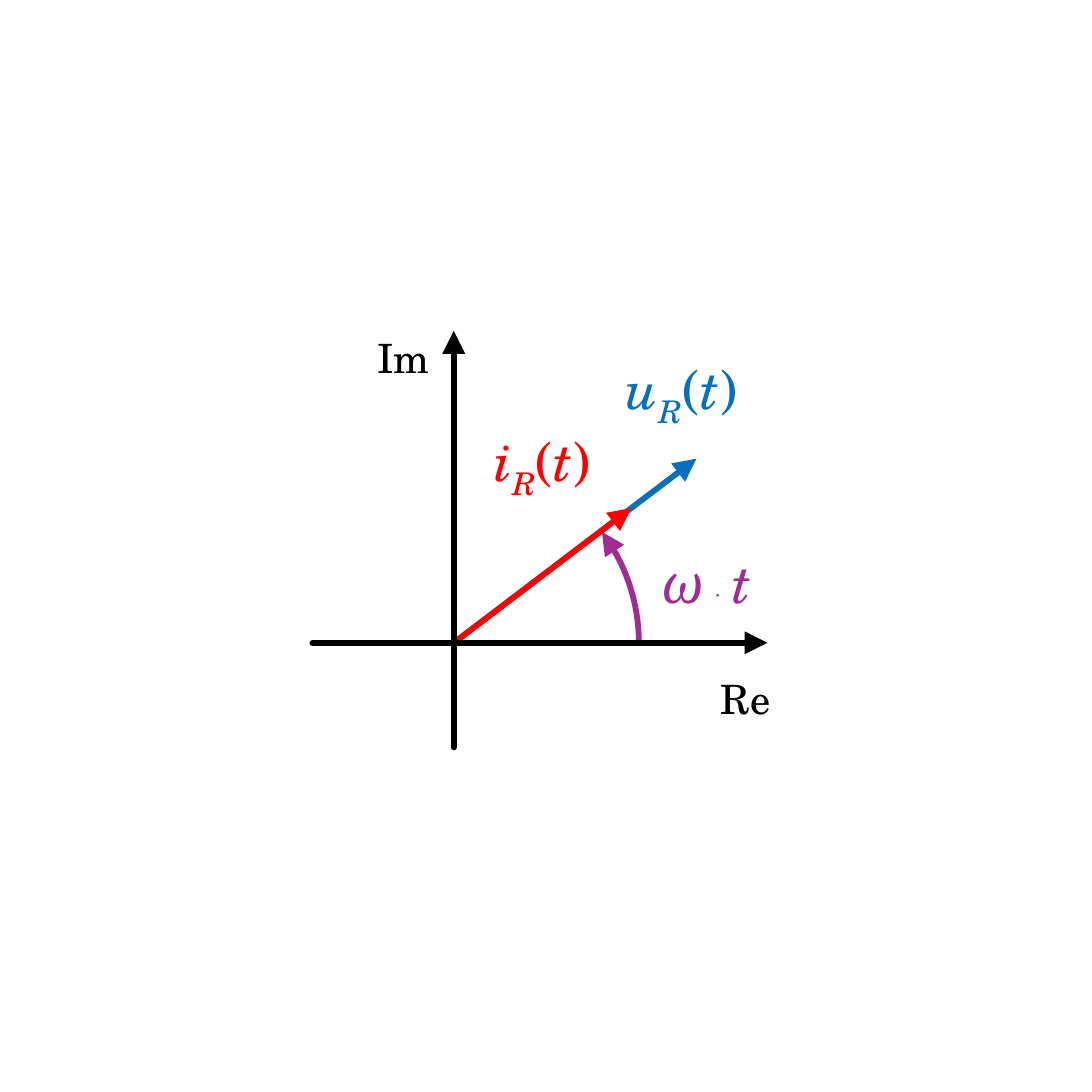
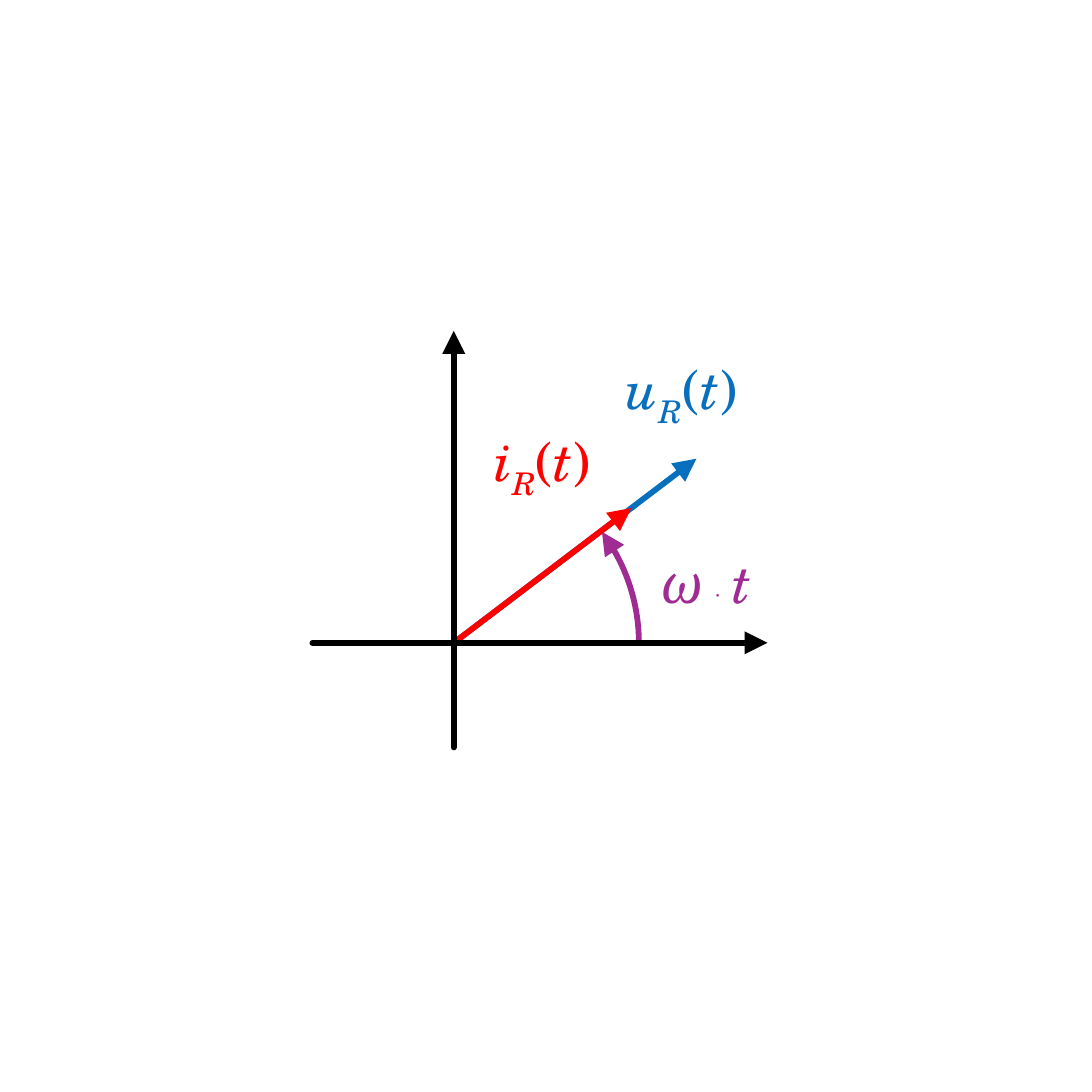
Before and after one commit to m4zeRobot/Project-FoSa, a slide deck: slide 8 of B.Sc. LRT/Grundlagen der Elektrotechnik/images/ETech-Images.pptx. Drawn at 1092x1092 pixels with LibreOffice and Linux fonts; fonts in the diff are those of the drawing. Boxes give left, top, right and bottom in pixels: in the first picture for what was removed or moved away, otherwise in the second. Text is boxed around its words. In the diff, an @@ line names an element or a change of style, - is before the commit and + after.

```diff
--- a/B.Sc. LRT/Grundlagen der Elektrotechnik/images/ETech-Images.pptx
+++ b/B.Sc. LRT/Grundlagen der Elektrotechnik/images/ETech-Images.pptx
@@ text removed at <box>378,344,430,373</box> @@
-Im
@@ text removed at <box>721,685,771,715</box> @@
-Re
```
Also in this commit, not shown: 1 other slide changed, 3 slides added, 7 other files.
